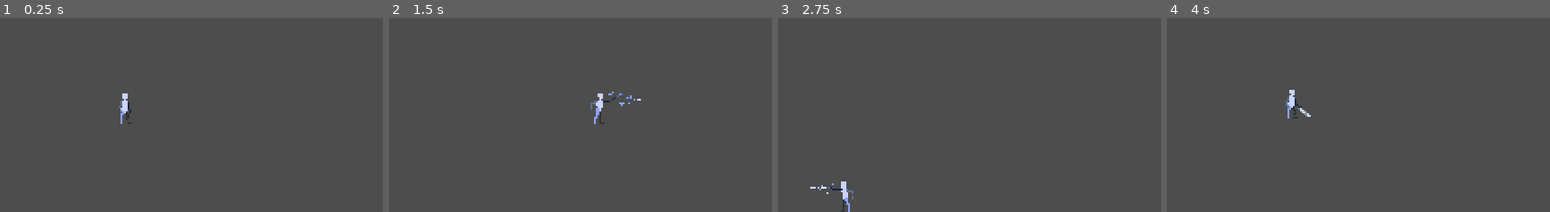
Above: before the commit, frames 1-4 (left to right).
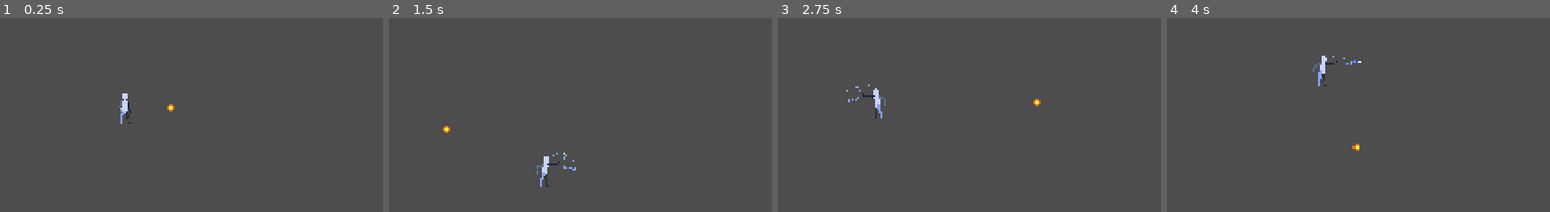
Above: after the commit, the same moments.

Repository: HarshitSrivastavaHS/Orbital
Game: Godot game, scene res://scenes/game.tscn
The game is run twice, just before and just after one commit, with the same random seed, the same clock (stepped at 60 frames per second) and the same inputs.
Inputs (mouse positions are in pixels of both pictures, inside the frame that each line leads up to):
- Up to frame 1 (0.25 s): no input
- Up to frame 2 (1.5 s): tap Enter (ui_accept) at 0.5, 0.77 s; move the mouse to (637, 33) at 0.52 s; press the mouse at (637, 33) at 0.53 s; hold Right (ui_right) from 0.53 s (still down); move the mouse to (396, 66) at 1.27 s; release the mouse at (396, 66) at 1.28 s; click (396, 66) at 1.35 s
- Up to frame 3 (2.75 s): tap Enter (ui_accept) at 1.52 s; move the mouse to (outside the picture) at 2.02 s; release Right (ui_right) at 2.03 s; press the mouse at (outside the picture) at 2.03 s; hold Left (ui_left) from 2.03 s (still down)
- Up to frame 4 (4 s): move the mouse to (1262, 115) at 2.77 s; release Left (ui_left) at 2.78 s; release the mouse at (1262, 115) at 2.78 s; hold Right (ui_right) from 2.78 s (still down); click (1262, 115) at 2.85 s; tap Enter (ui_accept) at 3.02, 3.77 s; move the mouse to (1461, 99) at 3.52 s; press the mouse at (1461, 99) at 3.53 s

The runs differ from the first frame. In frame 1, less than 0.1% of the frame differs, in the area x 43-46%, y 44-49%; in frame 2, 0.7%, in the area x 14-66%, y 37-88%; in frame 3, 0.7%; in frame 4, 0.7%.

Commit message:
added coin and implemented hitbox

Diff:
--- /dev/null
+++ b/scenes/Items/ruler.tres
@@ -0,0 +1,14 @@
+[gd_resource type="Resource" script_class="Item" load_steps=3 format=3 uid="uid://doglb51y46esc"]
+
+[ext_resource type="Texture2D" uid="uid://cmt2apdd0kkcu" path="res://assets/sprites/Weapons/ruler.png" id="1_68myb"]
+[ext_resource type="Script" uid="uid://byk20cohod307" path="res://scenes/item.gd" id="2_2430b"]
+
+[resource]
+script = ExtResource("2_2430b")
+name = "Ruler"
+texture = ExtResource("1_68myb")
+damage = 15
+icon = ExtResource("1_68myb")
+animation = "Ruler"
+projectile = 0
+metadata/_custom_type_script = "uid://byk20cohod307"
--- /dev/null
+++ b/scenes/coin.tscn
@@ -0,0 +1,34 @@
+[gd_scene load_steps=6 format=3 uid="uid://dmrxlmi068l8p"]
+
+[ext_resource type="Script" uid="uid://sl1l2f2bjub8" path="res://scripts/coin.gd" id="1_i64fm"]
+[ext_resource type="Texture2D" uid="uid://db6572a3dwoox" path="res://assets/sprites/Items/coin.png" id="1_rwqht"]
+
+[sub_resource type="AtlasTexture" id="AtlasTexture_i64fm"]
+atlas = ExtResource("1_rwqht")
+region = Rect2(0, 0, 4, 4)
+
+[sub_resource type="SpriteFrames" id="SpriteFrames_11l1o"]
+animations = [{
+"frames": [{
+"duration": 1.0,
+"texture": SubResource("AtlasTexture_i64fm")
+}],
+"loop": true,
+"name": &"default",
+"speed": 5.0
+}]
+
+[sub_resource type="RectangleShape2D" id="RectangleShape2D_d14el"]
+size = Vector2(4, 4)
+
+[node name="Coin" type="Area2D"]
+collision_mask = 2
+script = ExtResource("1_i64fm")
+
+[node name="AnimatedSprite2D" type="AnimatedSprite2D" parent="."]
+sprite_frames = SubResource("SpriteFrames_11l1o")
+
+[node name="CollisionShape2D" type="CollisionShape2D" parent="."]
+shape = SubResource("RectangleShape2D_d14el")
+
+[connection signal="body_entered" from="." to="." method="_on_body_entered"]
--- a/scenes/dot.tscn
+++ b/scenes/dot.tscn
@@ -6,7 +6,8 @@
 script = ExtResource("1_c4igg")
 
 [node name="Timer" type="Timer" parent="."]
-wait_time = 0.5
+wait_time = 0.1
 
 [connection signal="body_entered" from="." to="." method="_on_body_entered"]
+[connection signal="body_exited" from="." to="." method="_on_body_exited"]
 [connection signal="timeout" from="Timer" to="." method="_on_timer_timeout"]
--- a/scenes/game.tscn
+++ b/scenes/game.tscn
@@ -1,8 +1,9 @@
-[gd_scene load_steps=7 format=3 uid="uid://bo3b2gecuoy8p"]
+[gd_scene load_steps=8 format=3 uid="uid://bo3b2gecuoy8p"]
 
 [ext_resource type="PackedScene" uid="uid://b1s6ctf1e4mtk" path="res://scenes/player.tscn" id="1_uwrxv"]
 [ext_resource type="PackedScene" uid="uid://bm2stsy1rwngc" path="res://scenes/killzone.tscn" id="2_yqjtg"]
 [ext_resource type="PackedScene" uid="uid://dajiau08f6t64" path="res://scenes/dot.tscn" id="3_lnu2h"]
+[ext_resource type="PackedScene" uid="uid://dmrxlmi068l8p" path="res://scenes/coin.tscn" id="4_lbhrr"]
 
 [sub_resource type="WorldBoundaryShape2D" id="WorldBoundaryShape2D_uwrxv"]
 distance = -1.0
@@ -10,6 +11,7 @@
 [sub_resource type="WorldBoundaryShape2D" id="WorldBoundaryShape2D_lnu2h"]
 
 [sub_resource type="RectangleShape2D" id="RectangleShape2D_lbhrr"]
+size = Vector2(43, 40)
 
 [node name="game" type="Node2D"]
 
@@ -23,9 +25,9 @@
 limit_smoothed = true
 position_smoothing_enabled = true
 
-[node name="StaticBody2D" type="StaticBody2D" parent="."]
+[node name="Testfloor" type="StaticBody2D" parent="."]
 
-[node name="CollisionShape2D" type="CollisionShape2D" parent="StaticBody2D"]
+[node name="CollisionShape2D" type="CollisionShape2D" parent="Testfloor"]
 shape = SubResource("WorldBoundaryShape2D_uwrxv")
 
 [node name="Killzone" parent="." instance=ExtResource("2_yqjtg")]
@@ -39,5 +41,8 @@
 collision_mask = 2
 
 [node name="CollisionShape2D" type="CollisionShape2D" parent="DoT"]
-position = Vector2(-24, -10)
+position = Vector2(-35.5, -20)
 shape = SubResource("RectangleShape2D_lbhrr")
+
+[node name="Coin" parent="." instance=ExtResource("4_lbhrr")]
+position = Vector2(50, -8)
--- /dev/null
+++ b/scenes/item.gd
@@ -0,0 +1,9 @@
+extends Resource
+class_name Item
+
+@export var name : String
+@export var texture : Texture2D
+@export var damage : int
+@export var icon : Texture2D
+@export var animation : String
+@export var projectile : int
--- a/scenes/player.tscn
+++ b/scenes/player.tscn
@@ -305,57 +305,6 @@
 [sub_resource type="CapsuleShape2D" id="CapsuleShape2D_qlg0r"]
 radius = 8.0
 height = 148.148
-
-[sub_resource type="Animation" id="Animation_ur7pv"]
-length = 0.2
-tracks/0/type = "value"
-tracks/0/imported = false
-tracks/0/enabled = true
-tracks/0/path = NodePath("AnimatedSprite2D:animation")
-tracks/0/interp = 1
-tracks/0/loop_wrap = true
-tracks/0/keys = {
-"times": PackedFloat32Array(0),
-"transitions": PackedFloat32Array(1),
-"update": 1,
-"values": [&"idle"]
-}
-tracks/1/type = "value"
-tracks/1/imported = false
-tracks/1/enabled = true
-tracks/1/path = NodePath("AnimatedSprite2D:frame")
-tracks/1/interp = 1
-tracks/1/loop_wrap = true
-tracks/1/keys = {
-"times": PackedFloat32Array(0),
-"transitions": PackedFloat32Array(1),
-"update": 1,
-"values": [1]
-}
-tracks/2/type = "value"
-tracks/2/imported = false
-tracks/2/enabled = true
-tracks/2/path = NodePath("Weaponmelee:position")
-tracks/2/interp = 1
-tracks/2/loop_wrap = true
-tracks/2/keys = {
-"times": PackedFloat32Array(0),
-"transitions": PackedFloat32Array(1),
-"update": 0,
-"values": [Vector2(3, -4)]
-}
-tracks/3/type = "value"
-tracks/3/imported = false
-tracks/3/enabled = true
-tracks/3/path = NodePath("Weaponmelee:rotation")
-tracks/3/interp = 1
-tracks/3/loop_wrap = true
-tracks/3/keys = {
-"times": PackedFloat32Array(0),
-"transitions": PackedFloat32Array(1),
-"update": 0,
-"values": [-0.888373]
-}
 
 [sub_resource type="Animation" id="Animation_smehm"]
 resource_name = "idle"
@@ -477,9 +426,104 @@
 "values": [Vector2(0, -6), Vector2(-3, -7), Vector2(-5, -6), Vector2(0, -6), Vector2(4, -8), Vector2(7, -9), Vector2(7, -9)]
 }
 
+[sub_resource type="RectangleShape2D" id="RectangleShape2D_fjrip"]
+size = Vector2(28.1547, 13.6262)
+
+[sub_resource type="Animation" id="Animation_ur7pv"]
+resource_name = "icestrike"
+step = 0.1
+tracks/0/type = "value"
+tracks/0/imported = false
+tracks/0/enabled = true
+tracks/0/path = NodePath("AnimatedSprite2D:animation")
+tracks/0/interp = 1
+tracks/0/loop_wrap = true
+tracks/0/keys = {
+"times": PackedFloat32Array(0),
+"transitions": PackedFloat32Array(1),
+"update": 1,
+"values": [&"icestrike"]
+}
+tracks/1/type = "value"
+tracks/1/imported = false
+tracks/1/enabled = true
+tracks/1/path = NodePath("AnimatedSprite2D:frame")
+tracks/1/interp = 1
+tracks/1/loop_wrap = true
+tracks/1/keys = {
+"times": PackedFloat32Array(0, 0.1, 0.2, 0.3, 0.4, 0.5, 0.6, 0.7, 0.8, 0.9),
+"transitions": PackedFloat32Array(1, 1, 1, 1, 1, 1, 1, 1, 1, 1),
+"update": 1,
+"values": [0, 1, 2, 3, 4, 5, 6, 7, 8, 9]
+}
+tracks/2/type = "value"
+tracks/2/imported = false
+tracks/2/enabled = true
+tracks/2/path = NodePath("Hitbox/CollisionShape2D:shape")
+tracks/2/interp = 1
+tracks/2/loop_wrap = true
+tracks/2/keys = {
+"times": PackedFloat32Array(0, 0.1, 0.2, 0.3, 0.4, 0.5, 0.6, 0.7, 0.8, 0.9),
+"transitions": PackedFloat32Array(1, 1, 1, 1, 1, 1, 1, 1, 1, 1),
+"update": 1,
+"values": [SubResource("RectangleShape2D_fjrip"), SubResource("RectangleShape2D_fjrip"), SubResource("RectangleShape2D_fjrip"), SubResource("RectangleShape2D_fjrip"), SubResource("RectangleShape2D_fjrip"), SubResource("RectangleShape2D_fjrip"), SubResource("RectangleShape2D_fjrip"), SubResource("RectangleShape2D_fjrip"), SubResource("RectangleShape2D_fjrip"), SubResource("RectangleShape2D_fjrip")]
+}
+tracks/3/type = "value"
+tracks/3/imported = false
+tracks/3/enabled = true
+tracks/3/path = NodePath("Hitbox/CollisionShape2D:disabled")
+tracks/3/interp = 1
+tracks/3/loop_wrap = true
+tracks/3/keys = {
+"times": PackedFloat32Array(0, 0.1, 0.2, 0.3, 0.4, 0.5, 0.6, 0.7, 0.8, 0.9),
+"transitions": PackedFloat32Array(1, 1, 1, 1, 1, 1, 1, 1, 1, 1),
+"update": 1,
+"values": [true, true, false, false, false, false, true, true, true, true]
+}
+
+[sub_resource type="Animation" id="Animation_y4r1p"]
+length = 0.001
+tracks/0/type = "value"
+tracks/0/imported = false
+tracks/0/enabled = true
+tracks/0/path = NodePath("AnimatedSprite2D:frame")
+tracks/0/interp = 1
+tracks/0/loop_wrap = true
+tracks/0/keys = {
+"times": PackedFloat32Array(0),
+"transitions": PackedFloat32Array(1),
+"update": 1,
+"values": [1]
+}
+tracks/1/type = "value"
+tracks/1/imported = false
+tracks/1/enabled = true
+tracks/1/path = NodePath("Hitbox/CollisionShape2D:shape")
+tracks/1/interp = 1
+tracks/1/loop_wrap = true
+tracks/1/keys = {
+"times": PackedFloat32Array(0),
+"transitions": PackedFloat32Array(1),
+"update": 1,
+"values": [SubResource("RectangleShape2D_fjrip")]
+}
+tracks/2/type = "value"
+tracks/2/imported = false
+tracks/2/enabled = true
+tracks/2/path = NodePath("Hitbox/CollisionShape2D:disabled")
+tracks/2/interp = 1
+tracks/2/loop_wrap = true
+tracks/2/keys = {
+"times": PackedFloat32Array(0),
+"transitions": PackedFloat32Array(1),
+"update": 1,
+"values": [true]
+}
+
 [sub_resource type="AnimationLibrary" id="AnimationLibrary_y4r1p"]
 _data = {
-&"RESET": SubResource("Animation_ur7pv"),
+&"RESET": SubResource("Animation_y4r1p"),
+&"icestrike": SubResource("Animation_ur7pv"),
 &"idle": SubResource("Animation_smehm"),
 &"run": SubResource("Animation_fjrip")
 }
@@ -492,7 +536,7 @@
 position = Vector2(2, -10)
 scale = Vector2(0.25, 0.25)
 sprite_frames = SubResource("SpriteFrames_dqkch")
-animation = &"idle"
+animation = &"icestrike"
 autoplay = "idle"
 frame = 1
 centered = false
@@ -510,11 +554,27 @@
 
 [node name="Weaponmelee" type="Sprite2D" parent="."]
 z_index = -4
-position = Vector2(3, -4)
+position = Vector2(0, -6)
 rotation = -0.888373
 scale = Vector2(0.25, 0.25)
 texture = ExtResource("7_fjrip")
 centered = false
-
+offset = Vector2(-9.58659, -0.686031)
+
+[node name="Timer" type="Timer" parent="."]
+wait_time = 0.5
+one_shot = true
+
+[node name="Hitbox" type="Area2D" parent="."]
+scale = Vector2(0.981058, 1.06986)
+
+[node name="CollisionShape2D" type="CollisionShape2D" parent="Hitbox"]
+position = Vector2(3.33029, -7.94494)
+scale = Vector2(1.06677, 1.16613)
+shape = SubResource("RectangleShape2D_fjrip")
+disabled = true
+
+[connection signal="HasDied" from="." to="." method="_on_has_died"]
 [connection signal="health_changed" from="." to="." method="_on_health_changed"]
 [connection signal="animation_finished" from="AnimatedSprite2D" to="." method="_on_animated_sprite_2d_animation_finished"]
+[connection signal="timeout" from="Timer" to="." method="_on_timer_timeout"]
--- /dev/null
+++ b/scripts/coin.gd
@@ -0,0 +1,10 @@
+extends Area2D
+@onready var coin: Area2D = $"."
+@onready var player: CharacterBody2D = $"../Player"
+
+
+
+func _on_body_entered(body: Node2D) -> void:
+	print("+1")
+	player.Money += 1
+	coin.queue_free()
--- a/scripts/dot.gd
+++ b/scripts/dot.gd
@@ -7,8 +7,8 @@
 func _on_body_entered(body: Node2D) -> void:
 	timer.start()
 
+func _on_body_exited(body: Node2D) -> void:
+	timer.stop()
 
 func _on_timer_timeout() -> void:
-	player.curr_health -= 10
-	if player.curr_health <= 0:
-		print("you died")
+	player.CurrentHealth -= 2
--- a/scripts/player.gd
+++ b/scripts/player.gd
@@ -1,35 +1,41 @@
 extends CharacterBody2D
 @onready var animation_player: AnimationPlayer = $AnimationPlayer
-var is_holding := false
-var stoprunning := false
-var in_animation := false
-const SPEED = 300.0
-const JUMP_VELOCITY = -400.0
-signal health_changed(new_health)
-
-var max_health := 100:
+var CurrentItem : Item :
 	set(value):
-		max_health = value
-var curr_health := 100:
-	set(value):
-		curr_health = clamp(value, 0, max_health)
-		health_changed.emit(curr_health)
-
+		CurrentItem = value
+var StopRunning := false
+var InAnimation := false
+const SPEED = 130.0
+const JUMP_VELOCITY = -300.0
+signal health_changed(NewHealth)
+@onready var collision_shape: CollisionShape2D = $CollisionShape2D
+@onready var timer: Timer = $Timer
+var Money:= 0
+signal HasDied()
 @onready var weaponmelee: Sprite2D = $Weaponmelee
 @onready var animated_sprite: AnimatedSprite2D = $AnimatedSprite2D
 
+var MaxHealth := 100:
+	set(value):
+		MaxHealth = value
+var CurrentHealth := 100:
+	set(value):
+		CurrentHealth = clamp(value, 0, MaxHealth)
+		health_changed.emit(CurrentHealth)
+
 func _physics_process(delta: float) -> void:
-	if curr_health <= 0:
-		get_tree().reload_current_scene()
+	#death
+	if CurrentHealth <= 0:
+		HasDied.emit()
 
 	# Add the gravity.
 	if not is_on_floor():
 		velocity += get_gravity() * delta
 
-	if is_holding:
+	if CurrentItem == null:
+		weaponmelee.visible = false
+	else:
 		weaponmelee.visible = true
-	else:
-		weaponmelee.visible = false
 
 	# Handle jump.
 	if Input.is_action_just_pressed("ui_accept") and is_on_floor():
@@ -42,20 +48,21 @@
 	#flip the sprite
 	if direction > 0:
 		animated_sprite.flip_h = false
+		weaponmelee.flip_h = false
 	elif direction < 0:
 		animated_sprite.flip_h = true
-
+		weaponmelee.flip_h = true
 	#play animation
-	if !in_animation:
+	if !InAnimation:
 		if is_on_floor():
-			if direction == 0 && !stoprunning:
-				if is_holding :
+			if direction == 0 && !StopRunning:
+				if CurrentItem == null :
+					animated_sprite.play("idle")
+				else:
 					animation_player.play("idle")
-				else:
-					animated_sprite.play("idle")
 			elif direction != 0 :
 				animated_sprite.play("run")
-				stoprunning = true
+				StopRunning = true
 			else :
 				animated_sprite.play("endrun")
 		else:
@@ -65,20 +72,32 @@
 			velocity.x = direction * SPEED
 		else:
 			velocity.x = move_toward(velocity.x, 0, SPEED)
-	#if Health <= 0:
 
 	move_and_slide()
 
 	if Input.is_action_pressed("attack"):
-		in_animation = true
+		InAnimation = true
 		animated_sprite.play("icestrike")
 
 func _on_animated_sprite_2d_animation_finished() -> void:
 	if animated_sprite.animation == "endrun":
-		stoprunning = false
+		StopRunning = false
 	if animated_sprite.animation == "icestrike":
-		in_animation = false
+		InAnimation = false
 
 
-func _on_health_changed(new_health: Variant) -> void:
-	print(new_health)
+func _on_health_changed(NewHealth: Variant) -> void:
+	print(NewHealth)
+
+
+func _on_timer_timeout() -> void:
+	Engine.time_scale = 1
+	get_tree().reload_current_scene()
+
+
+func _on_has_died() -> void:
+	Engine.time_scale = 0.5
+	if collision_shape and not collision_shape.is_queued_for_deletion():
+		print("you died")
+		collision_shape.queue_free()
+		timer.start()
Binary file added: assets/sprites/Items/coin.png
Not shown, added: assets/sprites/Items/coin.png.import
Not shown, added: scenes/item.gd.uid
Not shown: 1 places in scenes/player.tscn that only renumber resources
Not shown, added: scripts/coin.gd.uid
